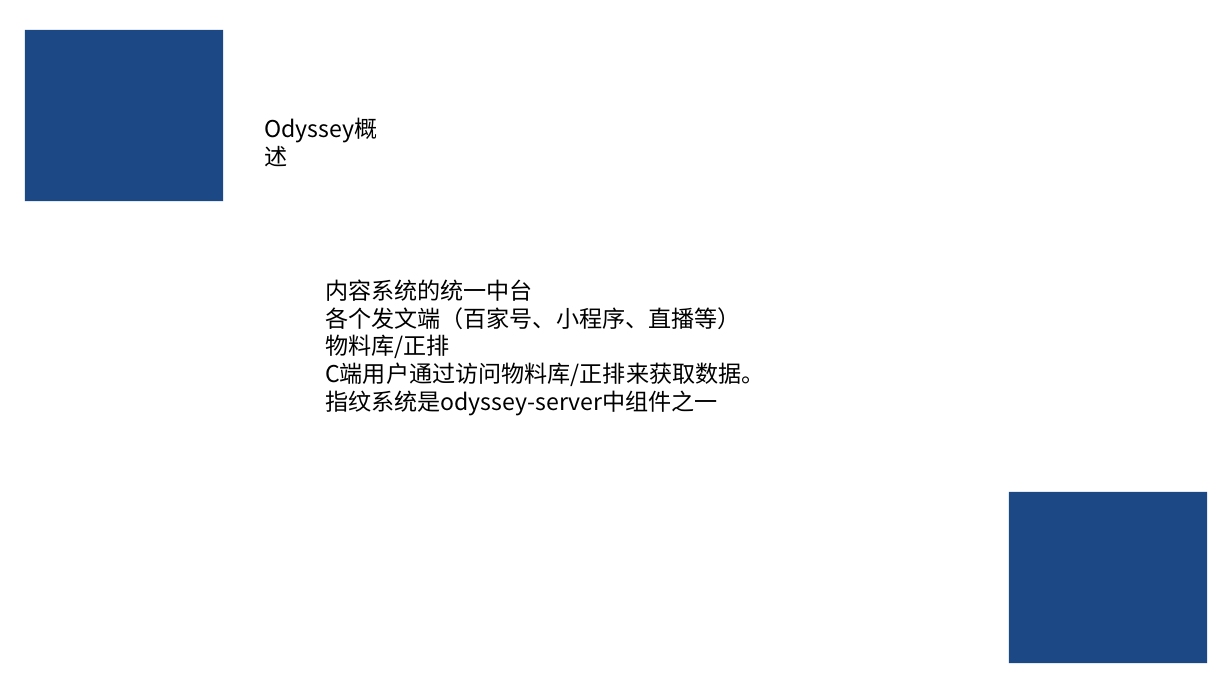
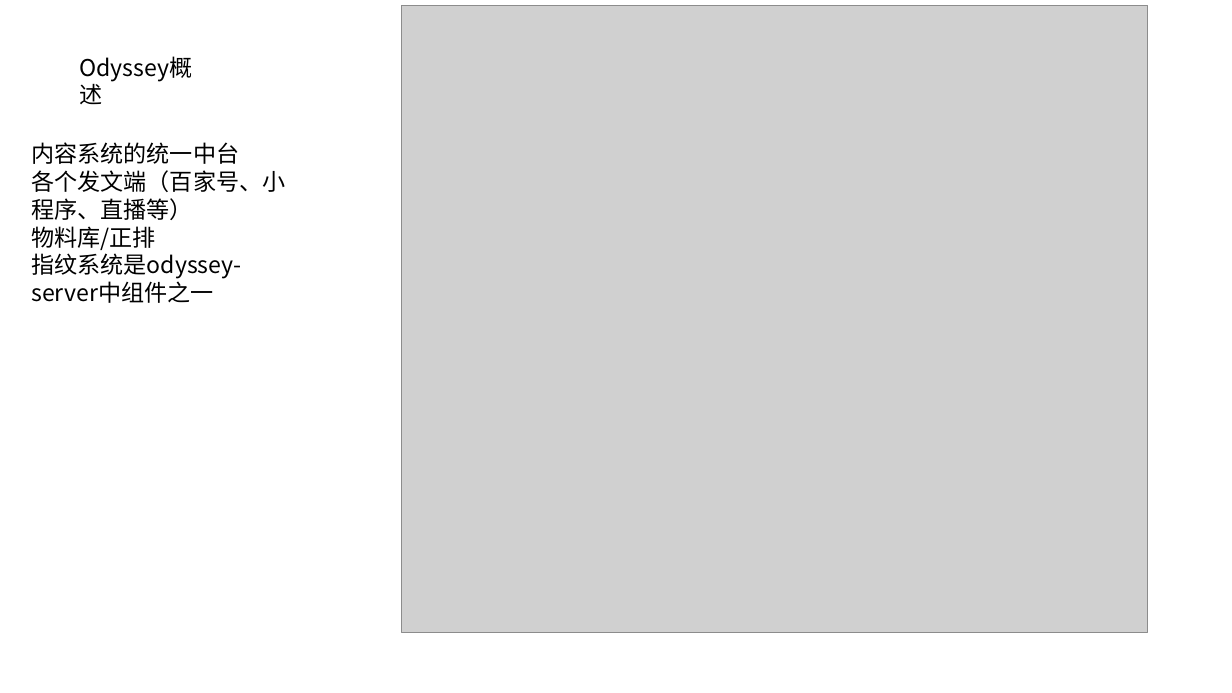
Before and after one commit to Capsfly/intern_share_info, a slide deck: slide 4 of 串讲.pptx. Drawn at 1232x693 pixels with LibreOffice and Linux fonts; fonts in the diff are those of the drawing; grey boxes stand for pictures. Boxes give left, top, right and bottom in pixels: in the first picture for what was removed or moved away, otherwise in the second. Text is boxed around its words. In the diff, an @@ line names an element or a change of style, - is before the commit and + after.

```diff
--- a/串讲.pptx
+++ b/串讲.pptx
@@ picture added at (402,5,1149,632) @@
@@ rectangle removed at (25,30,224,201) @@
@@ text "Odyssey概述": place and size @@
-text "Odyssey概述" at (255,110,403,147)
+text "Odyssey概述" at (70,48,218,85)
@@ text "内容系统的统一中台": place and size @@
-text "内容系统的统一中台" at (325,279,765,416)
+text "内容系统的统一中台" at (31,142,285,303)
@@ text at (325,362,765,386): paragraph removed @@
-C端用户通过访问物料库/正排来获取数据。
@@ rectangle removed at (1009,492,1208,663) @@
```
Also in this commit, not shown: 8 other slides changed, 1 slide added, 1 other file.
